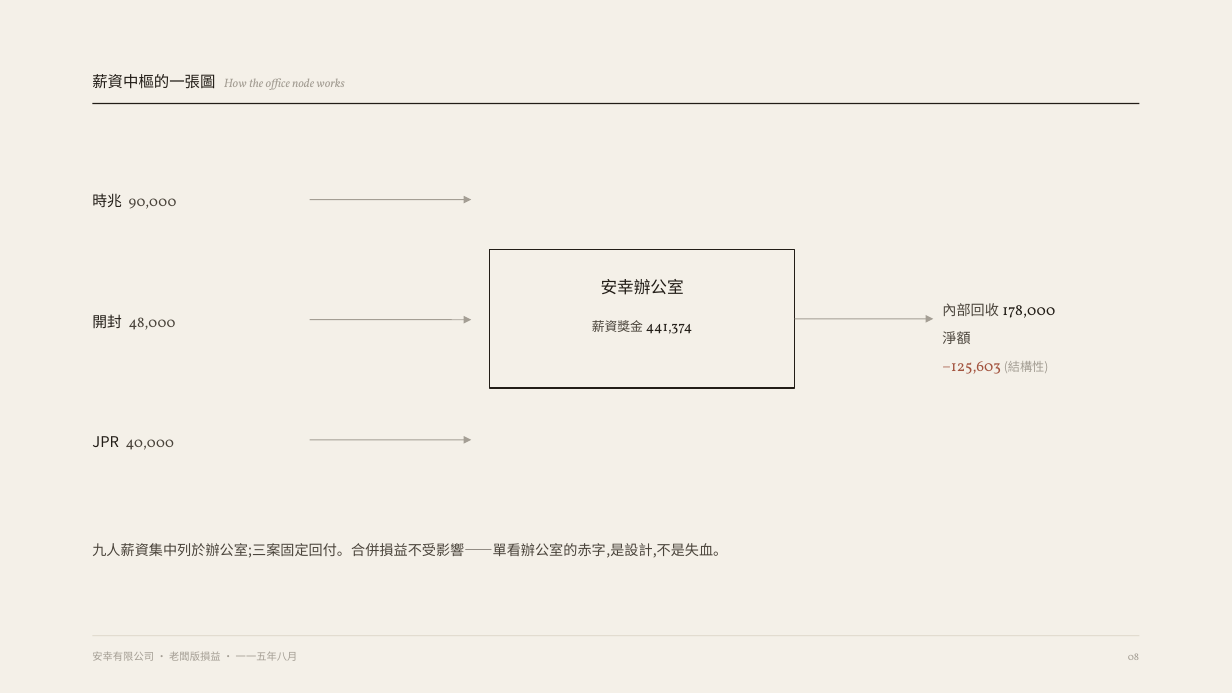
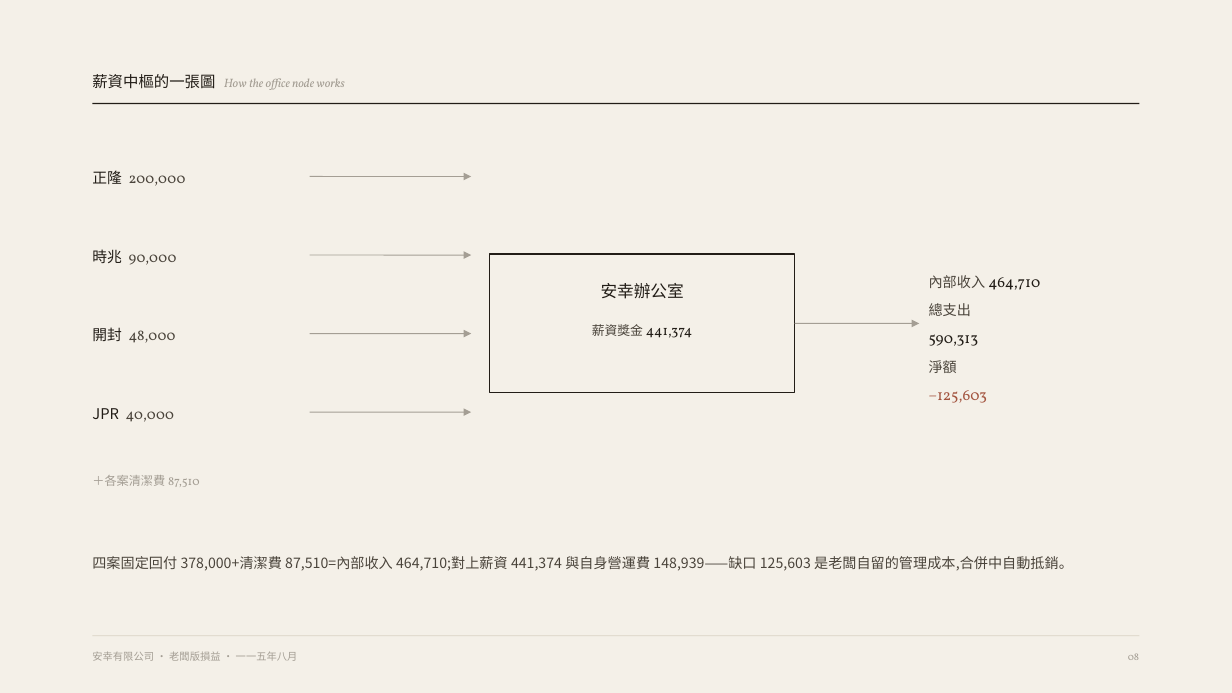
Before and after one commit to twlo79/estia_design, a slide deck: slide 8 of anxing/安幸_月度損益簡報_115年8月.pptx. Drawn at 1232x693 pixels with LibreOffice and Linux fonts; fonts in the diff are those of the drawing. Boxes give left, top, right and bottom in pixels: in the first picture for what was removed or moved away, otherwise in the second. Text is boxed around its words. In the diff, an @@ line names an element or a change of style, - is before the commit and + after.

```diff
--- a/anxing/安幸_月度損益簡報_115年8月.pptx
+++ b/anxing/安幸_月度損益簡報_115年8月.pptx
@@ text added at bbox=[92, 170, 186, 186], 11.5 pt, text #4A443B @@
+正隆 200,000
@@ arrow moved from (310, 200) - (471, 200) to (310, 177) - (471, 177) @@
@@ text "時兆 90,000": place and size @@
-text "時兆 90,000" at bbox=[92, 193, 177, 209]
+text "時兆 90,000" at bbox=[92, 249, 177, 265]
@@ arrow added from (310, 255) to (471, 255), #A49E94 0.75 pt @@
@@ 2 texts, 1 rectangle: place and size @@
-2 texts, 1 rectangle at bbox=[490, 250, 795, 388]
+2 texts, 1 rectangle at bbox=[490, 254, 795, 393]
@@ text "內部收入 464,710": place and size @@
-text "內部收入 464,710" at bbox=[942, 303, 1055, 374]
+text "內部收入 464,710" at bbox=[929, 275, 1040, 403]
@@ text at bbox=[929, 275, 1040, 346]: text changed @@
-內部回收 178,000
+內部收入 464,710
+總支出
+590,313
@@ text "開封 48,000": place and size @@
-text "開封 48,000" at bbox=[92, 314, 176, 330]
+text "開封 48,000" at bbox=[92, 327, 176, 343]
@@ arrow moved from (795, 319) - (933, 319) to (795, 323) - (920, 323) @@
@@ arrow moved from (310, 320) - (471, 320) to (310, 334) - (471, 334) @@
@@ text "JPR 40,000": place and size @@
-text "JPR 40,000" at bbox=[92, 436, 174, 450]
+text "JPR 40,000" at bbox=[92, 408, 174, 422]
@@ arrow moved from (310, 440) - (471, 440) to (310, 412) - (471, 412) @@
@@ text at bbox=[929, 390, 988, 403]: text changed @@
-−125,603 (結構性)
+−125,603
@@ text added at bbox=[92, 475, 200, 487], 9.5 pt, text #A49E94 @@
+＋各案清潔費 87,510
@@ text removed at bbox=[92, 543, 727, 558] @@
-九人薪資集中列於辦公室;三案固定回付。合併損益不受影響——單看辦公室的赤字,是設計,不是失血。
@@ text added at bbox=[92, 556, 1073, 571], 11 pt, text #4A443B @@
+四案固定回付 378,000+清潔費 87,510=內部收入 464,710;對上薪資 441,374 與自身營運費 148,939——缺口 125,603 是老闆自留的管理成本,合併中自動抵銷。
```
Also in this commit, not shown: 1 other slide changed, 2 other files.
